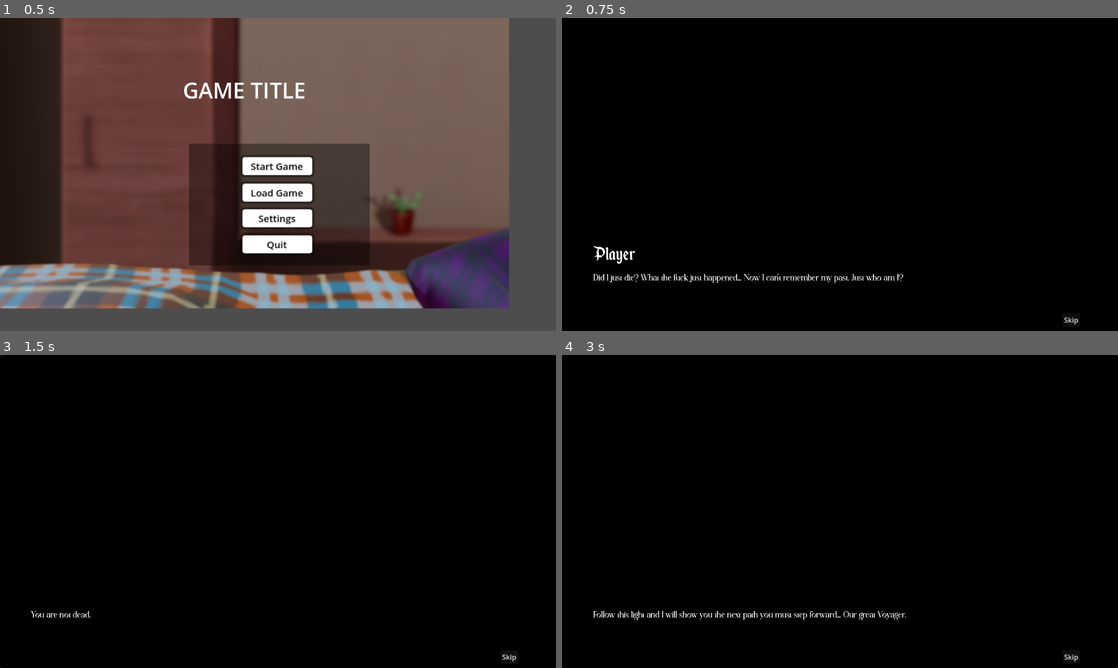
Above: before the commit, frames 1-4 (two rows, left to right).
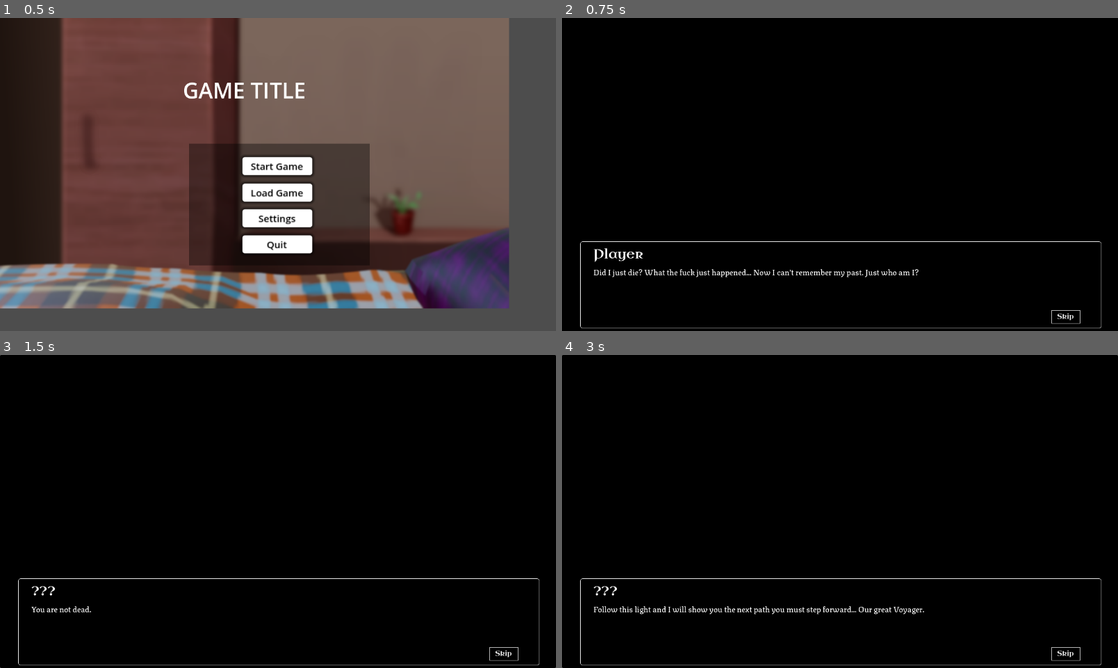
Above: after the commit, the same moments.

Repository: JoshuaSaayo/scrap-androids
Game: Godot game, scene res://UI/menu.tscn
Two runs of this game, one before a commit and one after it. Both use one fixed random seed, a clock stepped at 60 frames per second and the inputs below.
Inputs (mouse positions are in pixels of both pictures, inside the frame that each line leads up to):
- Up to frame 1 (0.5 s): no input
- Up to frame 2 (0.75 s): click "Start Game" at 0.5 s
- Up to frame 3 (1.5 s): click "Skip" at 1.25 s
- Up to frame 4 (3 s): click "Skip" at 2 s; click (840, 511) at 2.75 s

Frame 1 is identical in both runs. In frame 2, 2.1% of the frame differs, in the area x 3-98%, y 71-100%; in frame 3, 1.1%; in frame 4, 1.9%.

Commit message:
update font

Diff:
--- a/game/main_scenes/dialogue_scene.gd
+++ b/game/main_scenes/dialogue_scene.gd
@@ -27,8 +27,8 @@
 	{"name": "Player", "text": "Is she… Masturbating?"},
 	{"name": "Girl in the tree", "text": " hmm? Hey you! I know you saw me here! I want you to come here."},
 	{"name": "Player", "text": "Ehh.. What do you want, miss?"},
-	{"name": "Girl in the tree:", "text": "aahh finally! The Voyager is here, I am bored doing only fingering my pussy."},
-	{"name": "Rachel", "text": "Come here and call me Rachel and please my pussy is itchy, I need your cock~"},
+	{"name": "Girl in the tree:", "text": "Aahh finally! The Voyager is here, I am bored doing only fingering my pussy."},
+	{"name": "Rachel", "text": "Come here and call me Rachel and please, my pussy is itchy. I need your cock~"},
 ]
 
 var current_line := 0
--- a/game/main_scenes/dialogue_scene.tscn
+++ b/game/main_scenes/dialogue_scene.tscn
@@ -6,16 +6,42 @@
 [ext_resource type="Texture2D" uid="uid://cl6t011xa7dnm" path="res://assets/illust_dialogue/Intro_2.jpg" id="3_wxm5q"]
 [ext_resource type="Texture2D" uid="uid://o61x3v34uo82" path="res://assets/illust_dialogue/intro_3.png" id="4_wxm5q"]
 [ext_resource type="Texture2D" uid="uid://ds6dlmro55lr6" path="res://assets/illust_dialogue/intro_4.png" id="5_78psj"]
-[ext_resource type="FontFile" uid="uid://bv0gtums2j7of" path="res://UI/Fonts/EnchantedLand-jnX9.ttf" id="7_nwqrh"]
-[ext_resource type="FontFile" uid="uid://c4x5l1b5sevir" path="res://UI/Fonts/Magicalhorisonregular-aYDeR.otf" id="8_jjc2r"]
+[ext_resource type="FontFile" uid="uid://uhr8qhx5k2x7" path="res://UI/Fonts/UncialAntiqua-Regular.ttf" id="7_nwqrh"]
+[ext_resource type="FontFile" uid="uid://dkm2355qngj5i" path="res://UI/Fonts/Texturina-VariableFont_opsz,wght.ttf" id="8_jjc2r"]
+
+[sub_resource type="StyleBoxFlat" id="StyleBoxFlat_nwqrh"]
+bg_color = Color(0, 0, 0, 0.392157)
+border_width_left = 1
+border_width_top = 1
+border_width_right = 1
+border_width_bottom = 1
+border_color = Color(1, 1, 1, 1)
+corner_radius_top_left = 5
+corner_radius_top_right = 5
+corner_radius_bottom_right = 5
+corner_radius_bottom_left = 5
 
 [sub_resource type="LabelSettings" id="LabelSettings_8rnwa"]
 font = ExtResource("7_nwqrh")
-font_size = 50
+font_size = 30
+
+[sub_resource type="StyleBoxFlat" id="StyleBoxFlat_jjc2r"]
+bg_color = Color(0, 0, 0, 0)
+
+[sub_resource type="StyleBoxFlat" id="StyleBoxFlat_mjqjo"]
+bg_color = Color(0.6, 0.6, 0.6, 0)
+
+[sub_resource type="StyleBoxFlat" id="StyleBoxFlat_75v2s"]
+bg_color = Color(0.6, 0.6, 0.6, 0)
+border_width_left = 1
+border_width_top = 1
+border_width_right = 1
+border_width_bottom = 1
+border_color = Color(1, 1, 1, 1)
 
 [sub_resource type="LabelSettings" id="LabelSettings_57nxx"]
 font = ExtResource("8_jjc2r")
-font_size = 20
+font_size = 18
 
 [sub_resource type="StyleBoxFlat" id="StyleBoxFlat_8rnwa"]
 bg_color = Color(0.6, 0.6, 0.6, 0)
@@ -53,38 +79,22 @@
 mouse_filter = 2
 color = Color(0, 0, 0, 1)
 
-[node name="DialogueBox" type="ColorRect" parent="."]
-layout_mode = 1
-anchors_preset = 12
-anchor_top = 1.0
-anchor_right = 1.0
-anchor_bottom = 1.0
+[node name="DialogueBox" type="Panel" parent="."]
+layout_mode = 0
 offset_left = 42.0
-offset_top = -206.0
-offset_right = -38.0
-grow_horizontal = 2
-grow_vertical = 0
-color = Color(0, 0, 0, 0.392157)
+offset_top = 514.0
+offset_right = 1242.0
+offset_bottom = 714.0
+theme_override_styles/panel = SubResource("StyleBoxFlat_nwqrh")
 
 [node name="CharacterName" type="Label" parent="DialogueBox"]
 layout_mode = 0
 offset_left = 30.0
+offset_top = 9.0
 offset_right = 127.0
-offset_bottom = 59.0
+offset_bottom = 68.0
 text = "Player"
 label_settings = SubResource("LabelSettings_8rnwa")
-
-[node name="DialogueLabel" type="Label" parent="DialogueBox"]
-layout_mode = 0
-offset_left = 30.0
-offset_top = 74.0
-offset_right = 1162.0
-offset_bottom = 195.0
-text = "Lorem ipsum dolor sit amet, consectetur adipiscing elit.
-Sed vitae neque non risus interdum dignissim.
-Nulla facilisi. Praesent accumsan, magna a porttitor congue, nisi lacus viverra magna, ut laoreet turpis elit vitae nibh.
-wMauris vitae sapien justo."
-label_settings = SubResource("LabelSettings_57nxx")
 
 [node name="SkipButton" type="Button" parent="DialogueBox"]
 layout_mode = 1
@@ -93,13 +103,32 @@
 anchor_top = 1.0
 anchor_right = 1.0
 anchor_bottom = 1.0
-offset_left = -90.0
-offset_top = -41.0
+offset_left = -115.0
+offset_top = -42.0
 offset_right = -49.0
-offset_bottom = -10.0
+offset_bottom = -11.0
 grow_horizontal = 0
 grow_vertical = 0
+theme_override_colors/font_hover_color = Color(1, 1, 1, 1)
+theme_override_colors/font_color = Color(1, 1, 1, 1)
+theme_override_colors/font_pressed_color = Color(1, 1, 1, 1)
+theme_override_fonts/font = ExtResource("7_nwqrh")
+theme_override_styles/hover = SubResource("StyleBoxFlat_jjc2r")
+theme_override_styles/pressed = SubResource("StyleBoxFlat_mjqjo")
+theme_override_styles/normal = SubResource("StyleBoxFlat_75v2s")
 text = "Skip"
+
+[node name="DialogueLabel" type="Label" parent="DialogueBox"]
+layout_mode = 0
+offset_left = 30.0
+offset_top = 55.0
+offset_right = 1162.0
+offset_bottom = 192.0
+text = "Lorem ipsum dolor sit amet, consectetur adipiscing elit.
+Sed vitae neque non risus interdum dignissim.
+Nulla facilisi. Praesent accumsan, magna a porttitor congue, nisi lacus viverra magna, ut laoreet turpis elit vitae nibh.
+wMauris vitae sapien justo."
+label_settings = SubResource("LabelSettings_57nxx")
 
 [node name="NextButton" type="Button" parent="."]
 layout_mode = 1
Binary file removed: game/UI/Fonts/EnchantedLand-jnX9.ttf
Binary file removed: game/UI/Fonts/Magicalhorisonregular-aYDeR.otf
Binary file added: game/UI/Fonts/Texturina-VariableFont_opsz,wght.ttf
Not shown, changed: game/UI/Fonts/Texturina-VariableFont_opsz,wght.ttf.import
Binary file added: game/UI/Fonts/UncialAntiqua-Regular.ttf
Not shown, changed: game/UI/Fonts/UncialAntiqua-Regular.ttf.import
Not shown: 1 places in game/main_scenes/dialogue_scene.tscn that only renumber resources
